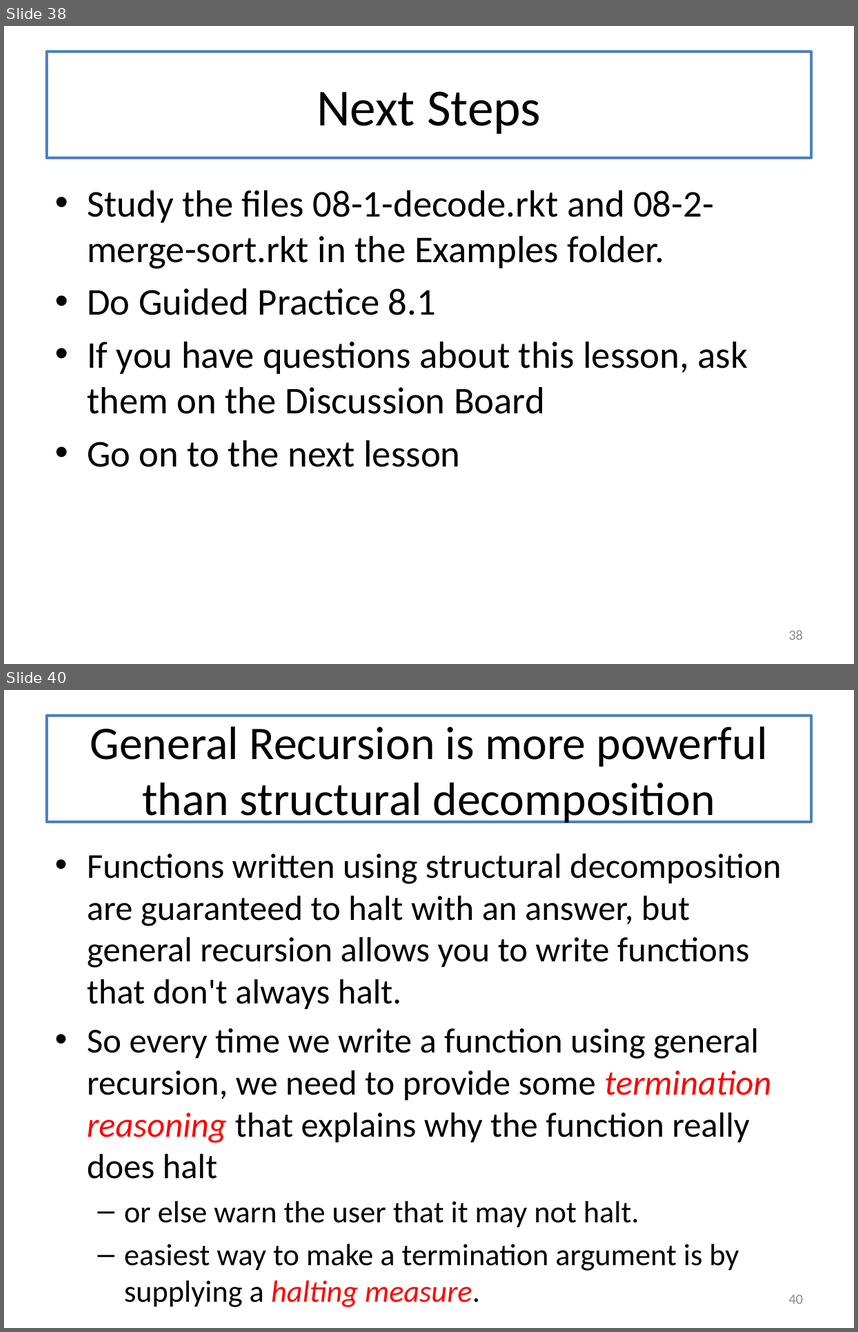
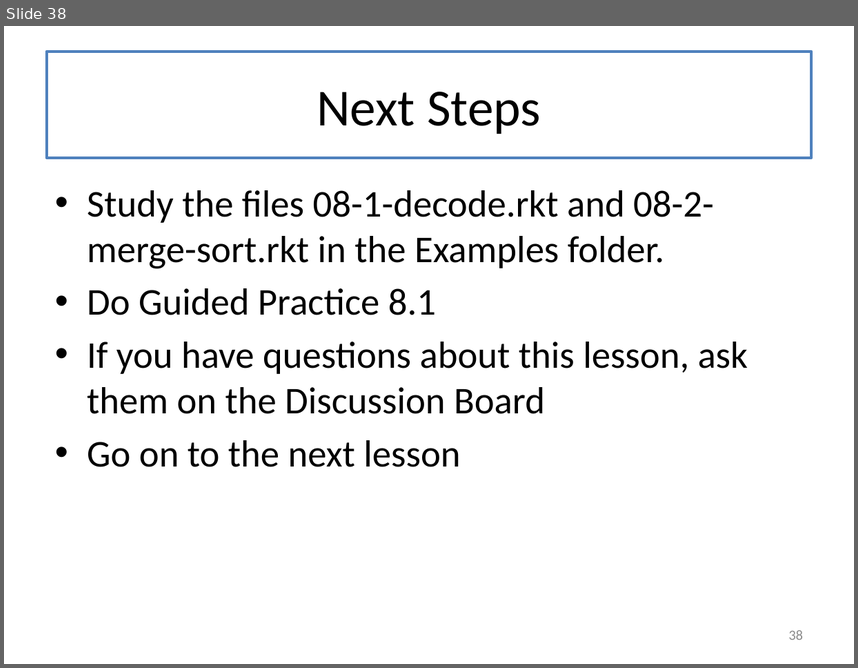
Before and after one commit to mwand/cs5010f17, a slide deck: Slides/Lesson 8.1 General Recursion.pptx. Shown one above the other, each under a label of ours: slides 38 and 40 before the commit, slide 38 after it; the slides between them are not shown. The pictures are 858x1332 and 858x668 pixels, drawn with LibreOffice and Linux fonts; fonts in the diff are those of the drawing. Boxes give left, top, right and bottom in pixels: in the first picture for what was removed or moved away, otherwise in the second. Text is boxed around its words. In the diff, an @@ line names an element or a change of style, - is before the commit and + after.

```diff
--- a/Slides/Lesson 8.1 General Recursion.pptx
+++ b/Slides/Lesson 8.1 General Recursion.pptx
@@ slide 40 removed at (x1=4, y1=690, x2=854, y2=1328), background #FFFFFF @@
@@ title removed at (x1=47, y1=716, x2=811, y2=822) @@
-General Recursion is more powerful than structural decomposition
@@ text removed at (x1=87, y1=854, x2=781, y2=1270) @@
-• Functions written using structural decomposition are guaranteed to halt with an answer, but general recursion allows you to write functions that don't always halt.
-• So every time we write a function using general recursion, we need to provide some termination reasoning that explains why the function really does halt
-  – or else warn the user that it may not halt.
-  – easiest way to make a termination argument is by supplying a halting measure.
@@ page number removed at (x1=789, y1=1294, x2=803, y2=1303) @@
-40
```
Also in this commit, not shown: 1 slide changed, 24 other slides removed, 2 other files.
